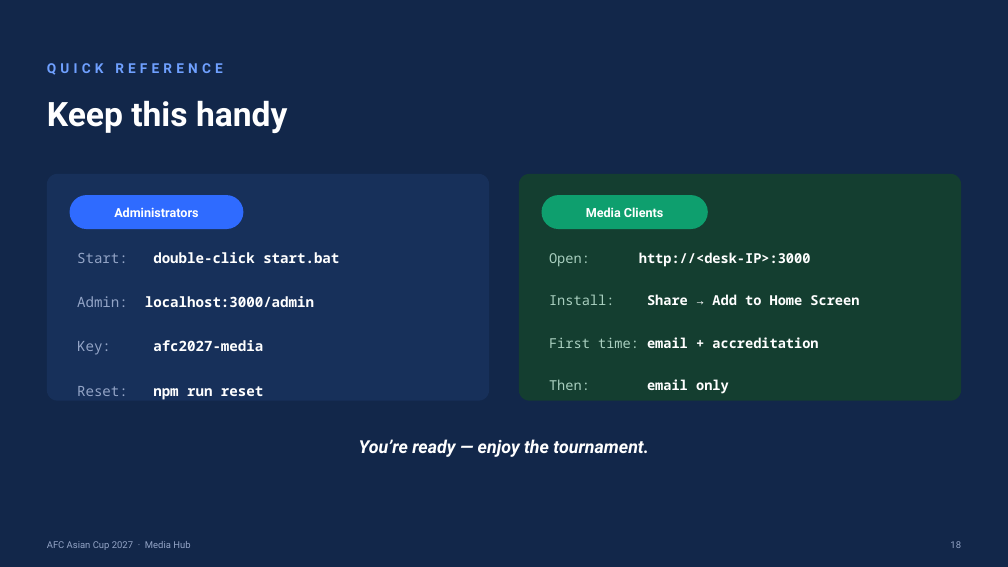
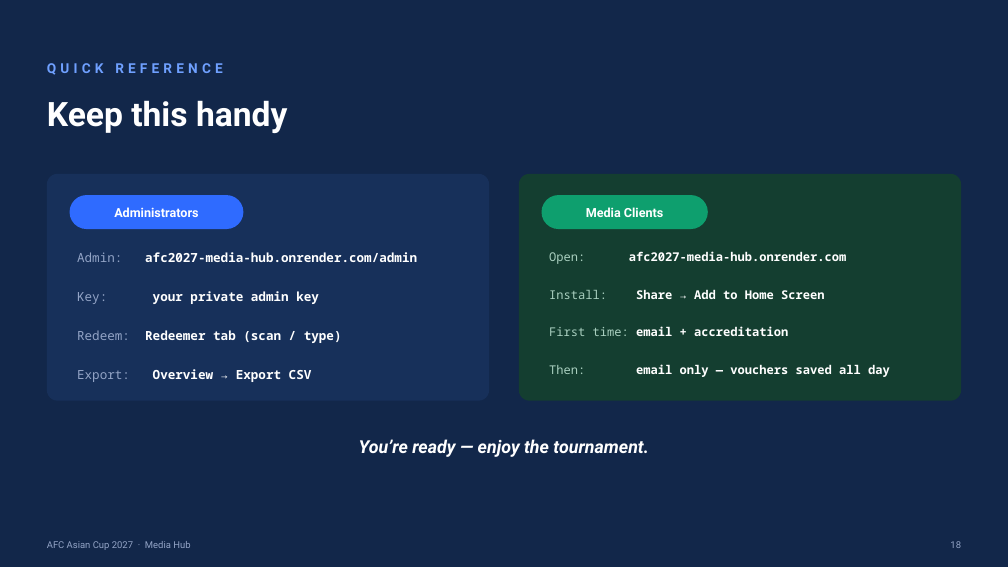
Before and after one commit to absmediaopsvouchers-blip/afc2027-media-hub, a slide deck: slide 18 of AFC2027 Media Hub - Onboarding Guide.pptx. Drawn at 1008x567 pixels with LibreOffice and Linux fonts; fonts in the diff are those of the drawing. Boxes give left, top, right and bottom in pixels: in the first picture for what was removed or moved away, otherwise in the second. Text is boxed around its words. In the diff, an @@ line names an element or a change of style, - is before the commit and + after.

```diff
--- a/AFC2027 Media Hub - Onboarding Guide.pptx
+++ b/AFC2027 Media Hub - Onboarding Guide.pptx
@@ text at [77,252,417,382]: text changed; size 13.5 to 12 pt @@
-Start: double-click start.bat
-Admin: localhost:3000/admin
-Key: afc2027-media
-Reset: npm run reset
+Admin: afc2027-media-hub.onrender.com/admin
+Key: your private admin key
+Redeem: Redeemer tab (scan / type)
+Export: Overview → Export CSV
@@ text at [549,251,846,264]: text changed; size 13 to 11.5 pt @@
-Open: http://<desk-IP>:3000
+Open: afc2027-media-hub.onrender.com
@@ text at [549,289,824,336]: size 13 to 11.5 pt in "Install: Share → Add to Home Screen", "First time: email + accreditation" @@
@@ text at [549,364,890,377]: text changed; size 13 to 11.5 pt @@
-Then: email only
+Then: email only — vouchers saved all day
```
Also in this commit, not shown: 14 other slides changed, 2 slides added, 2 slides removed, 6 other files.
